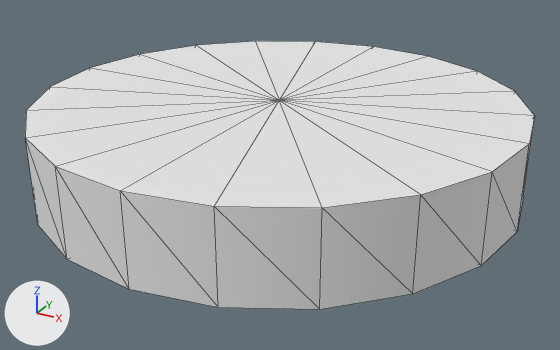
The OBJ model Roomba Rumble/Roomba Rumble/Assets/roomba.obj as it was, and as the next commit left it.
Before and after are seen from a 50 mm lens placed at (1.481, -2.657, 1.351), pointed at (0.081, -0.112, 0.078). The axes (+X, +Y, +Z) are drawn at lower left. The lights are the same throughout. Mesh edges are drawn as thin lines. Where no turn or scale is listed for an object, it has been applied to the vertices.

Objects in the first picture: 'roomba'.
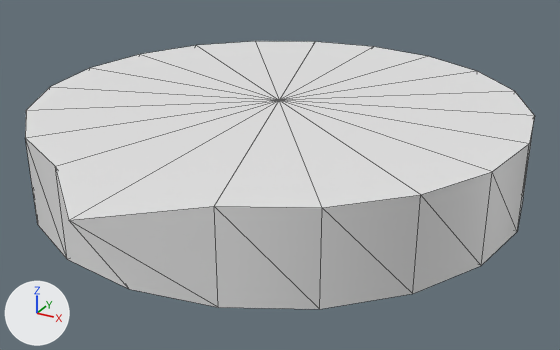
Location of each change, [x1, y1, x2, y2] in pixels of the pictures (560 x 350 px; the box of a moved part takes in the faces that stretch with it):
part 1 of me_roomba, moved or reshaped
    before: [56, 101, 279, 307]
    after: [55, 101, 279, 307]

What the commit changed:
me_roomba has 42 vertices, 80 faces and spans x -1.0..1.02, y -1.0..1.02, z 0.0..0.35.
me_roomba is used by ob_roomba; location (0.0, 0.0, 0.0).
Part 1, on me_roomba:
Vertex 34 of me_roomba moves from (0.01, -1.0, 0.35) at pixel (120, 190) to (0.01, -1.22, 0.35) at pixel (68, 220).
